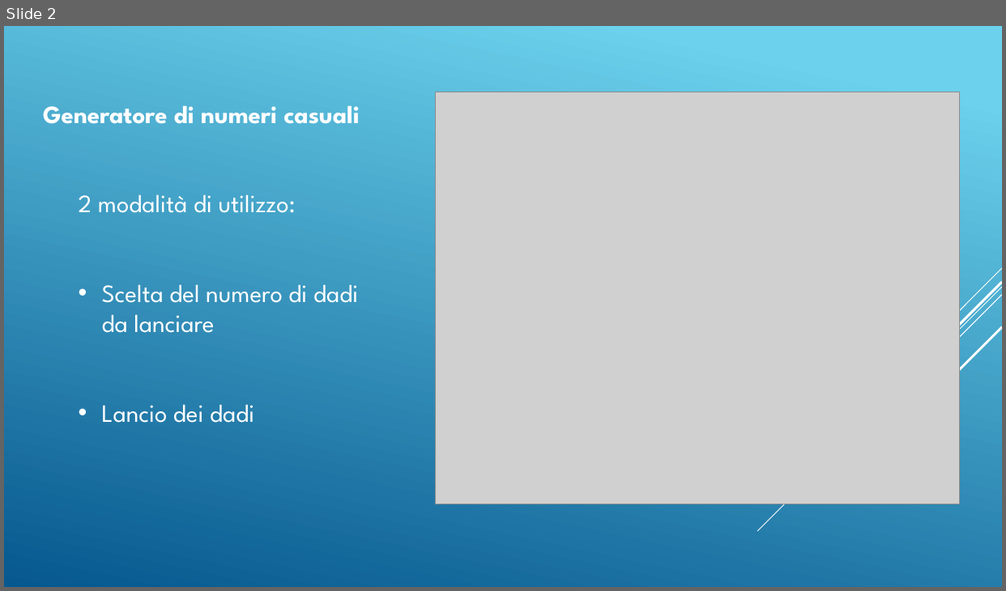
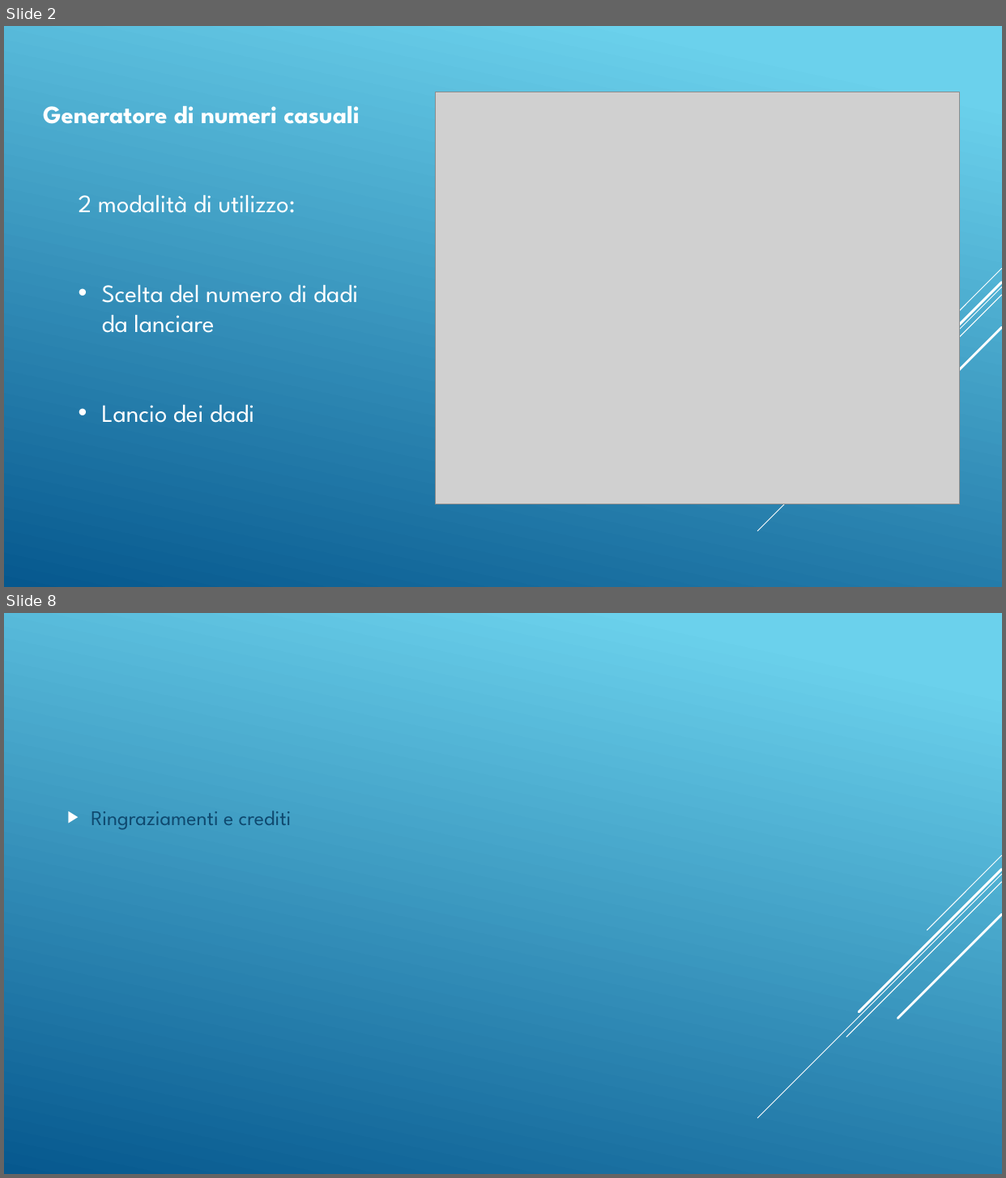
Before and after one commit to DaddaOperator/STM-Micro-Exercises-PLSD-, a slide deck: PresentazioneOfficial.pptx. Shown one above the other, each under a label of ours: slide 2 before the commit, slides 2 and 8 after it; the slides between them are not shown. The pictures are 1006x591 and 1006x1178 pixels, drawn with LibreOffice and Linux fonts; fonts in the diff are those of the drawing; grey boxes stand for pictures. Boxes give left, top, right and bottom in pixels: in the first picture for what was removed or moved away, otherwise in the second. Text is boxed around its words. In the diff, an @@ line names an element or a change of style, - is before the commit and + after.

```diff
--- a/PresentazioneOfficial.pptx
+++ b/PresentazioneOfficial.pptx
@@ slide 8 added at [4, 613, 1002, 1174], background gradient #6ED2EB to #06588E; not listed: 5 template elements that a slide beside it also shows @@
@@ text added at [91, 811, 292, 830], 20 pt, text #0F496F @@
+▶ Ringraziamenti e crediti
```
Also in this commit, not shown: 5 other slides added.
